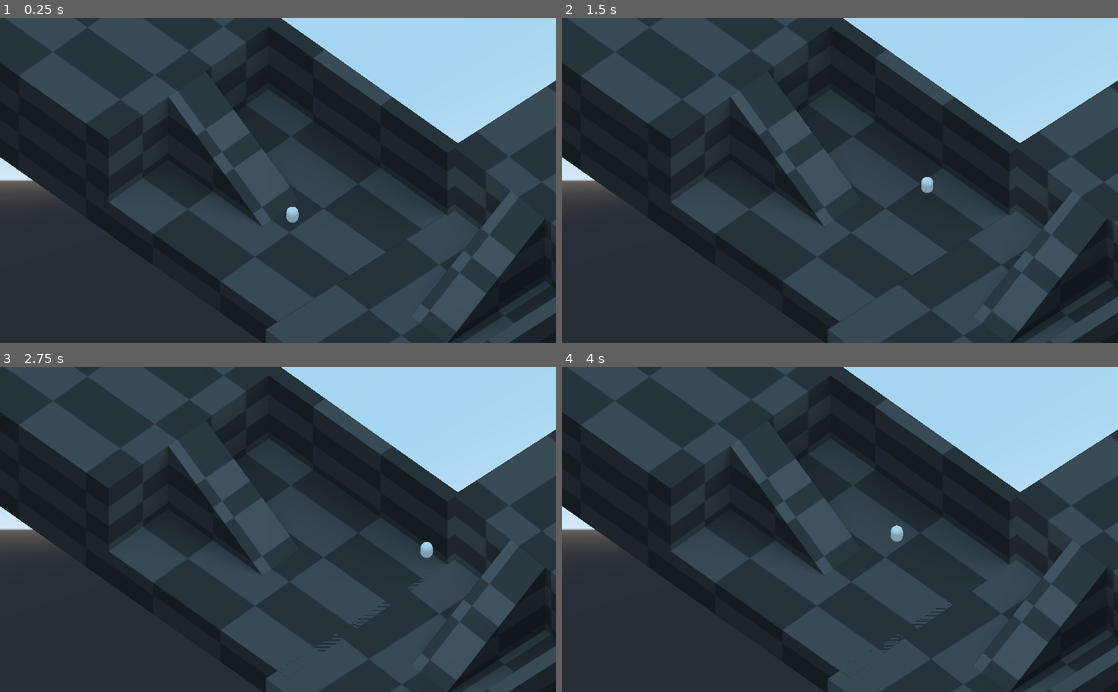
Above: before the commit, frames 1-4 (two rows, left to right).
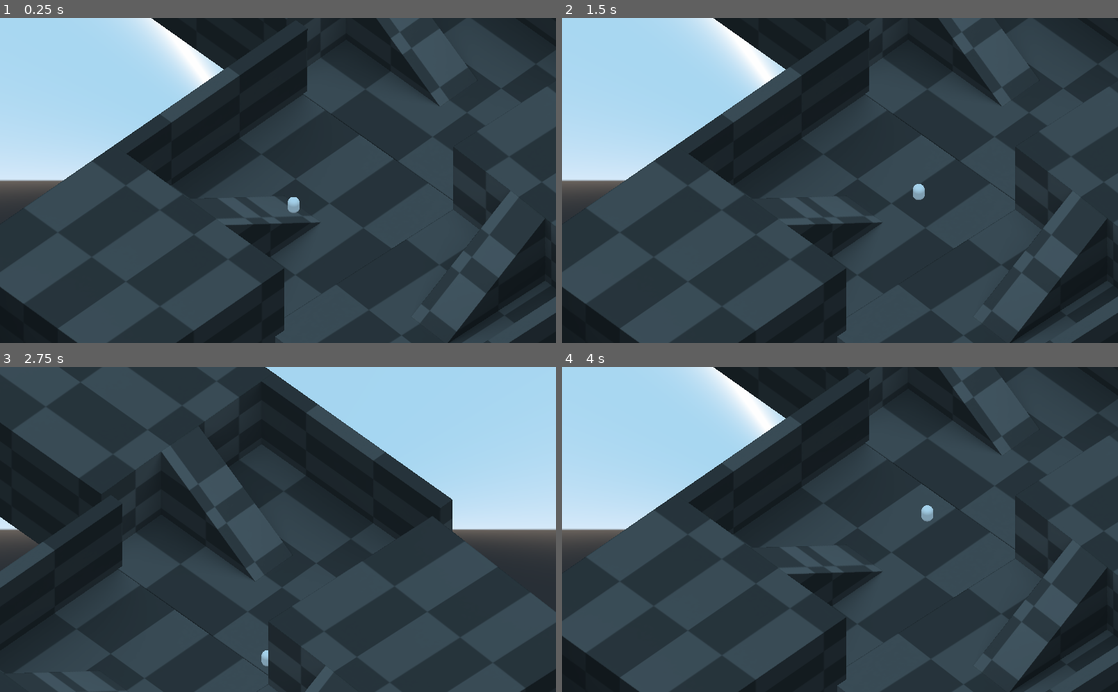
Above: after the commit, the same moments.

Repository: lu-chie/CrimsonBubbles
Game: Godot game, scene res://Cenas/movimento-teste.tscn
Same seed, same stepped clock (60 frames per second), same inputs: the game is played once before the commit and once after it. This scene is started directly instead of the project's main scene.
Inputs:
- Up to frame 1 (0.25 s): no input
- Up to frame 2 (1.5 s): hold Right (ui_right) 0.53-1.28 s; hold Down (ui_down) from 1.28 s (still down)
- Up to frame 3 (2.75 s): release Down (ui_down) at 2.03 s; hold Right (ui_right) from 2.03 s (still down)
- Up to frame 4 (4 s): release Right (ui_right) at 2.78 s; hold Up (ui_up) 2.78-3.53 s; hold Left (ui_left) from 3.53 s (still down)

The runs differ from the first frame. In frame 1, 48% of the frame differs, in the area x 0-100%, y 0-100%; in frame 2, 48%; in frame 3, 26%; in frame 4, 49%.

Commit message:
bug de camera
- quando o personagem passava correndo em qualquer rampa a esquerda, a camera entrava em colisão com as malhas, resolvido

Diff:
--- a/GodotProject/Cenas/CameraFollow.gd
+++ b/GodotProject/Cenas/CameraFollow.gd
@@ -27,8 +27,7 @@
 
 func adjust_camera_distance(delta):
 
-	var distancia = cam_collider.collision_point.distance_to(global_transform.origin)
-
+	var distancia = cam_collider.collision_point()
 	# Verifica se o SpringArm está colidindo com algo
 	if cam_collider.is_colliding():
 		print(distancia)
--- a/GodotProject/Cenas/movimento-teste.tscn
+++ b/GodotProject/Cenas/movimento-teste.tscn
@@ -17,11 +17,15 @@
 extents = Vector3( 5.31317, 1, 5.60701 )
 
 [sub_resource type="SphereShape" id=5]
+radius = 0.5
 
 [node name="Cena-Movimento" type="Spatial"]
 
 [node name="chao" parent="." instance=ExtResource( 1 )]
-transform = Transform( 2.04892, 0, 0, 0, 2.04892, 0, 0, 0, 2.04892, 0, 0, 0 )
+transform = Transform( 0.0236729, 0, 2.04878, 0, 2.04892, 0, -2.04878, 0, 0.0236729, 0.349232, -0.0446434, 1.02928 )
+
+[node name="chao3" parent="." instance=ExtResource( 1 )]
+transform = Transform( 2.04892, 0, -0.00243175, 0, 2.04892, 0, 0.00243175, 0, 2.04892, 11.34, -0.0125618, 0.247836 )
 
 [node name="chao2" parent="." instance=ExtResource( 1 )]
 transform = Transform( -0.0987676, 0, -2.04654, 0, 2.04892, 0, 2.04654, 0, -0.0987676, 0, 0, 10.8277 )
@@ -47,10 +51,26 @@
 shape = SubResource( 3 )
 
 [node name="Area" type="Area" parent="." groups=["focus_areas"]]
-transform = Transform( 1, 0, 0, 0, 1, 0, 0, 0, 1, -0.0155497, 6.14431, -10.5367 )
+transform = Transform( 1, 0, 0, 0, 1, 0, 0, 0, 1, -10.3855, 6.14431, 0.564797 )
 script = ExtResource( 5 )
 
 [node name="CollisionShape" type="CollisionShape" parent="Area"]
+transform = Transform( 1.00597, 0, 0, 0, 1.98825, 0, 0, 0, 1.00597, 0, 0, 0 )
+shape = SubResource( 4 )
+
+[node name="Area5" type="Area" parent="." groups=["focus_areas"]]
+transform = Transform( 1, 0, 0, 0, 1, 0, 0, 0, 1, 11.8756, 1.9603, 0.564797 )
+script = ExtResource( 5 )
+
+[node name="CollisionShape" type="CollisionShape" parent="Area5"]
+transform = Transform( 1.00597, 0, 0, 0, 1.98825, 0, 0, 0, 1.00597, 0, 0, 0 )
+shape = SubResource( 4 )
+
+[node name="Area6" type="Area" parent="." groups=["focus_areas"]]
+transform = Transform( 1, 0, 0, 0, 1, 0, 0, 0, 1, 11.8756, 6.28454, -10.7279 )
+script = ExtResource( 5 )
+
+[node name="CollisionShape" type="CollisionShape" parent="Area6"]
 transform = Transform( 1.00597, 0, 0, 0, 1.98825, 0, 0, 0, 1.00597, 0, 0, 0 )
 shape = SubResource( 4 )
 
@@ -83,15 +103,16 @@
 shape = SubResource( 4 )
 
 [node name="pivot" type="Spatial" parent="."]
-transform = Transform( 0.707107, 0.5, -0.5, 0, 0.707106, 0.707107, 0.707107, -0.5, 0.5, -7.17497, 13.3756, 10.4408 )
+transform = Transform( 0.707107, 0.5, -0.5, 0, 0.707106, 0.707107, 0.707107, -0.5, 0.5, -7.96536, 14.0829, 10.8974 )
 script = ExtResource( 4 )
 
 [node name="SpringArm" type="SpringArm" parent="pivot"]
 shape = SubResource( 5 )
-spring_length = 30.0
+spring_length = 45.0
 margin = 0.0
 
 [node name="Camera" type="Camera" parent="pivot/SpringArm"]
+transform = Transform( 1, 0, 0, 0, 1, 4.76837e-07, 0, -8.9407e-08, 1, -1.49502, -5.08995, -2.97568 )
 projection = 1
 current = true
 size = 15.0
@@ -100,6 +121,10 @@
 
 [connection signal="body_entered" from="Area" to="Area" method="_on_Area_body_entered"]
 [connection signal="body_exited" from="Area" to="Area" method="_on_Area_body_exited"]
+[connection signal="body_entered" from="Area5" to="Area5" method="_on_Area_body_entered"]
+[connection signal="body_exited" from="Area5" to="Area5" method="_on_Area_body_exited"]
+[connection signal="body_entered" from="Area6" to="Area6" method="_on_Area_body_entered"]
+[connection signal="body_exited" from="Area6" to="Area6" method="_on_Area_body_exited"]
 [connection signal="body_entered" from="Area3" to="Area3" method="_on_Area_body_entered"]
 [connection signal="body_exited" from="Area3" to="Area3" method="_on_Area_body_exited"]
 [connection signal="body_entered" from="Area4" to="Area4" method="_on_Area_body_entered"]
